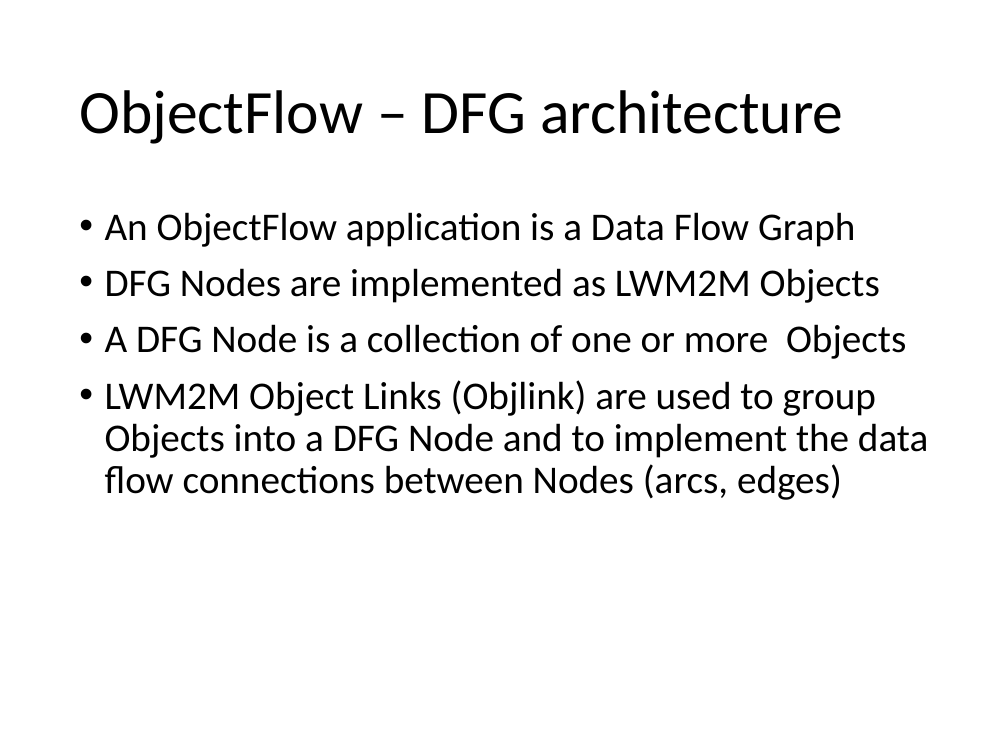
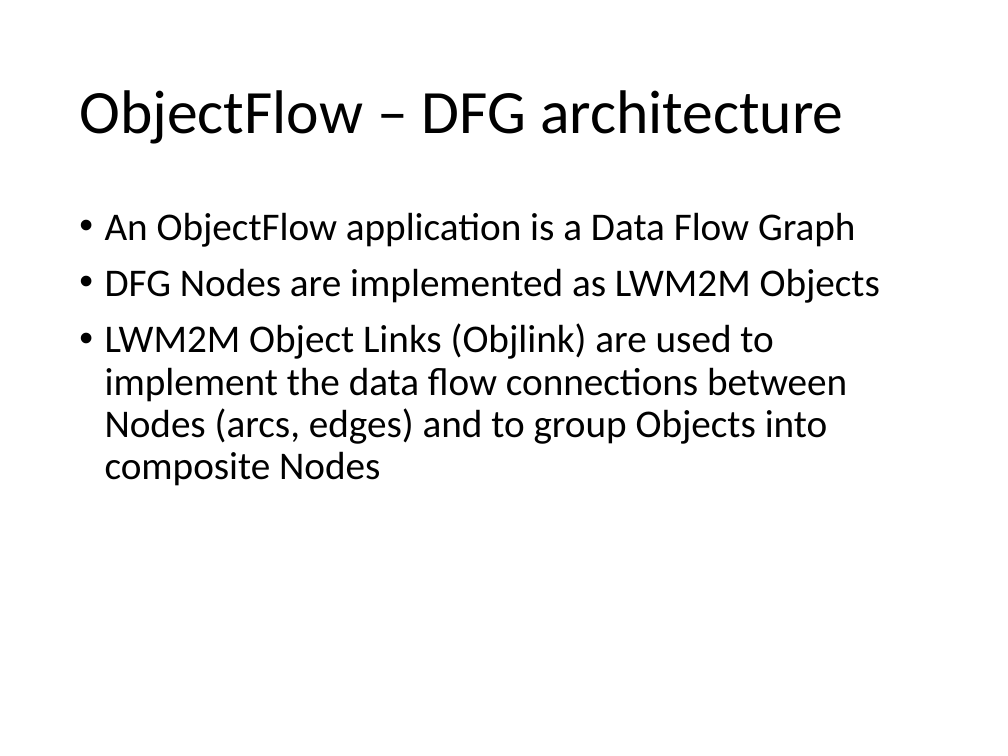
Before and after one commit to mjkoster/ObjectFlow, a slide deck: slide 8 of Documents/ObjectFlow.pptx. Drawn at 1008x756 pixels with LibreOffice and Linux fonts; fonts in the diff are those of the drawing. Boxes give left, top, right and bottom in pixels: in the first picture for what was removed or moved away, otherwise in the second. Text is boxed around its words. In the diff, an @@ line names an element or a change of style, - is before the commit and + after.

```diff
--- a/Documents/ObjectFlow.pptx
+++ b/Documents/ObjectFlow.pptx
@@ text at [105, 323, 847, 486]: text changed @@
-• A DFG Node is a collection of one or more Objects
-• LWM2M Object Links (Objlink) are used to group Objects into a DFG Node and to implement the data flow connections between Nodes (arcs, edges)
+• LWM2M Object Links (Objlink) are used to implement the data flow connections between Nodes (arcs, edges) and to group Objects into composite Nodes
```
Also in this commit, not shown: 3 other slides changed, 1 other file.
